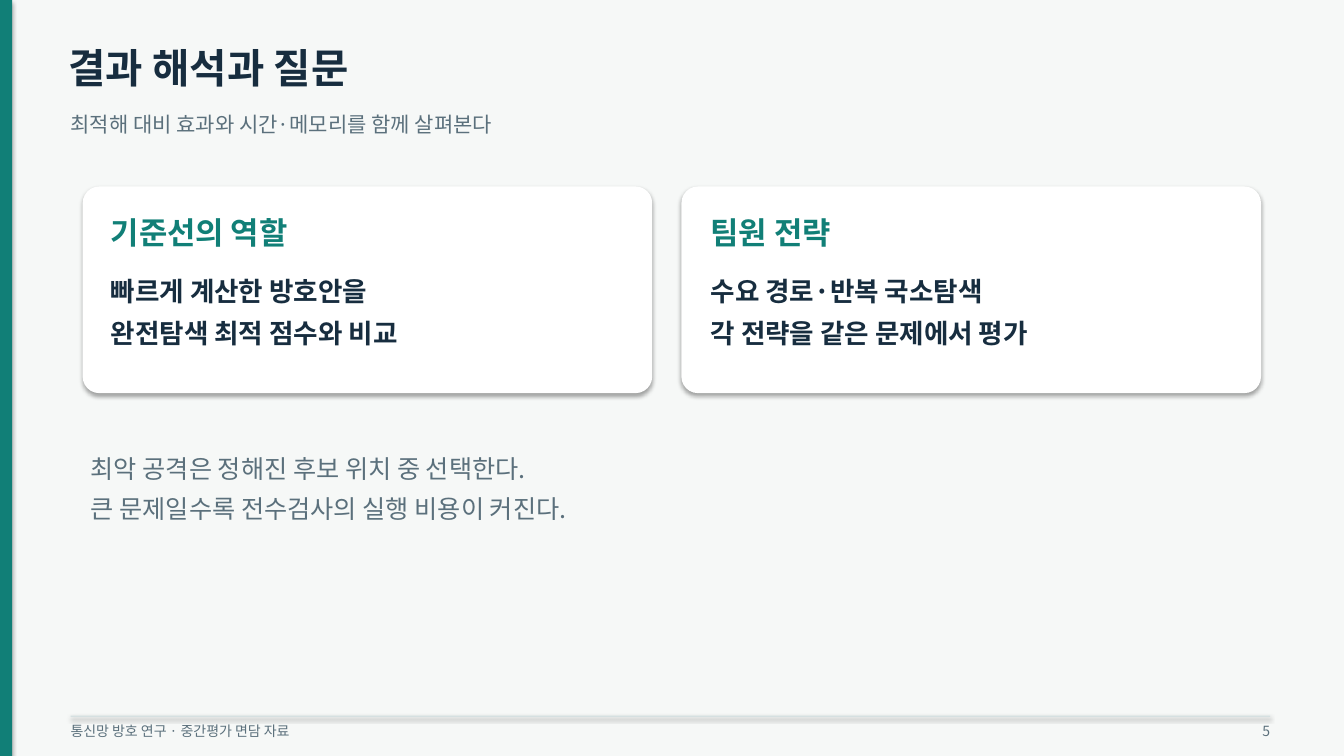
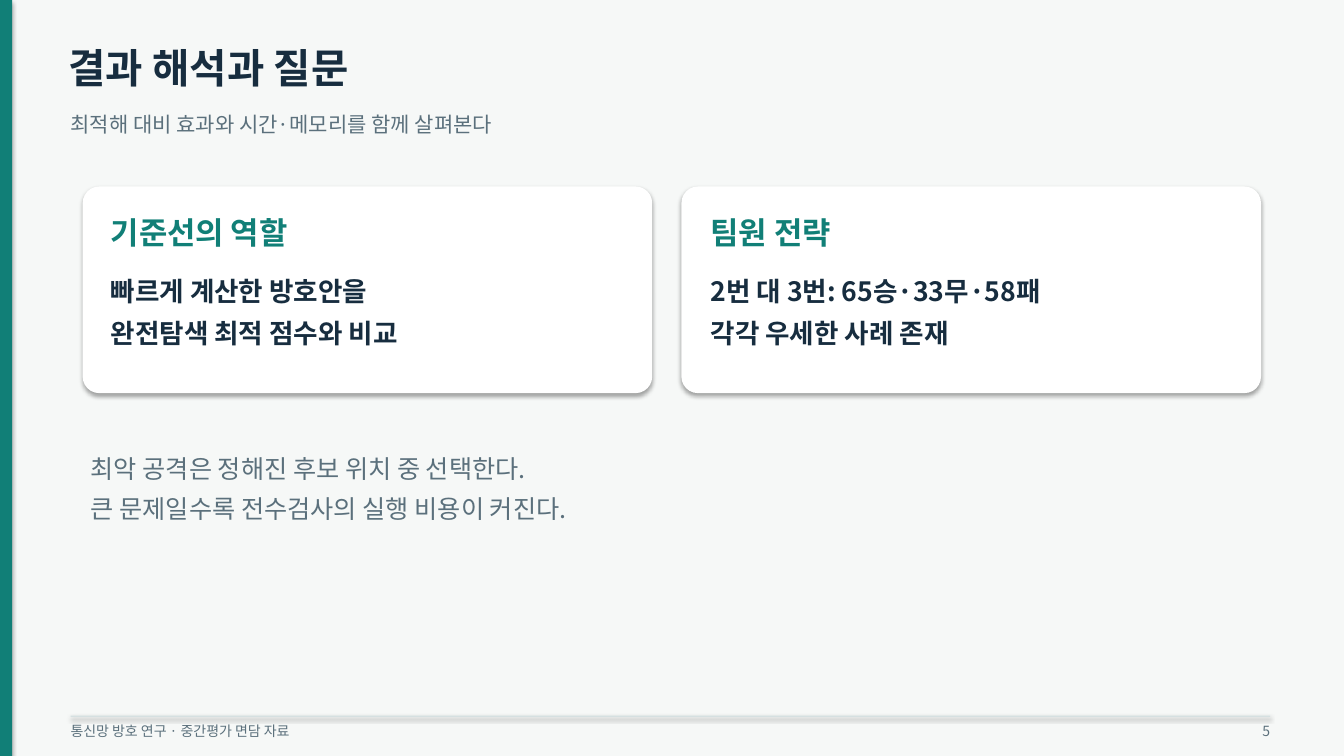
Before and after one commit to d86729/os-project-26-2, a slide deck: slide 5 of presentation/면담자료.pptx. Drawn at 1344x756 pixels with LibreOffice and Linux fonts; fonts in the diff are those of the drawing. Boxes give left, top, right and bottom in pixels: in the first picture for what was removed or moved away, otherwise in the second. Text is boxed around its words. In the diff, an @@ line names an element or a change of style, - is before the commit and + after.

```diff
--- a/presentation/면담자료.pptx
+++ b/presentation/면담자료.pptx
@@ text at [711, 278, 1041, 346]: text changed @@
-수요 경로·반복 국소탐색
-각 전략을 같은 문제에서 평가
+2번 대 3번: 65승·33무·58패
+각각 우세한 사례 존재
```
Also in this commit, not shown: 1 other slide changed, 7 other files.
